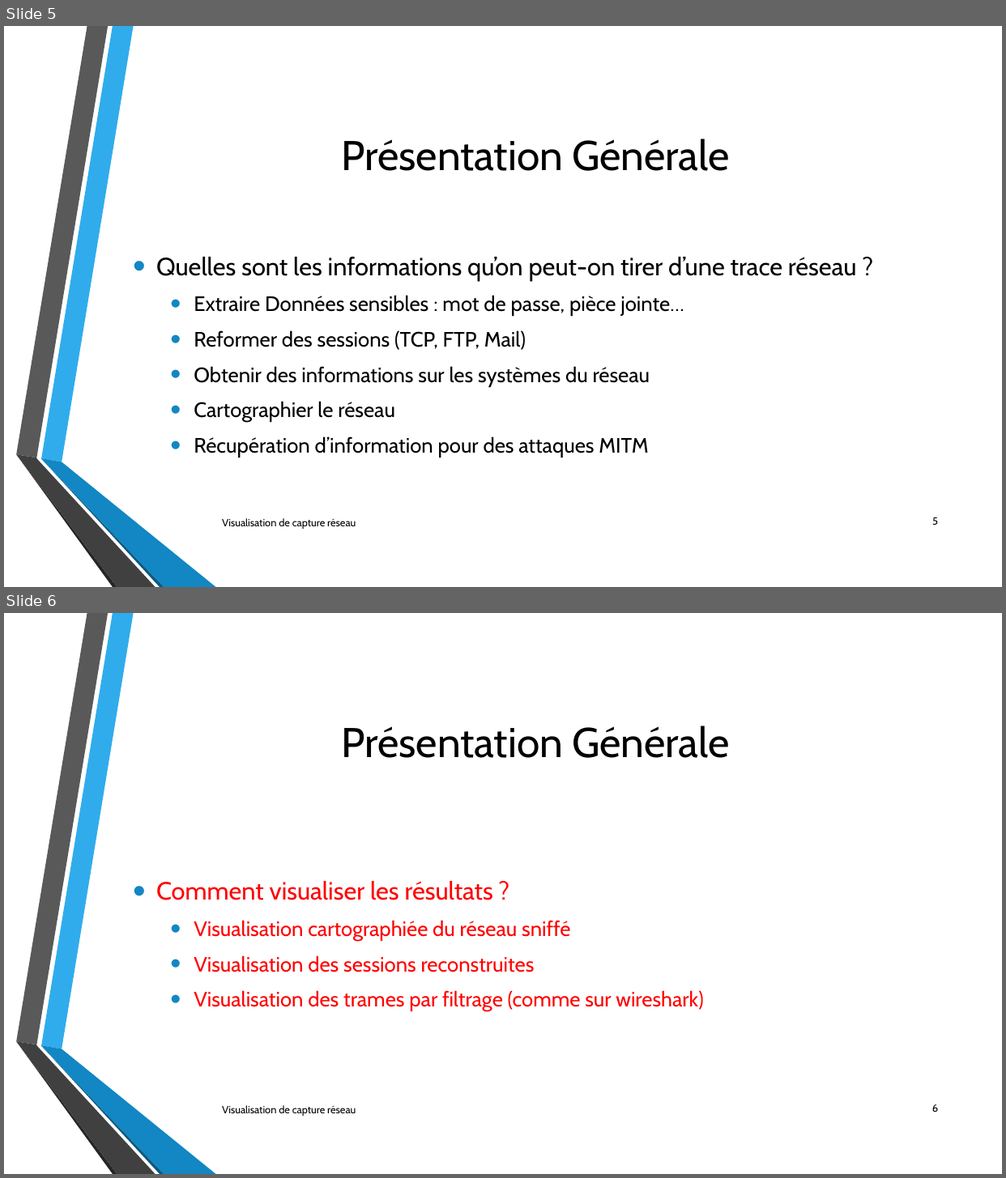
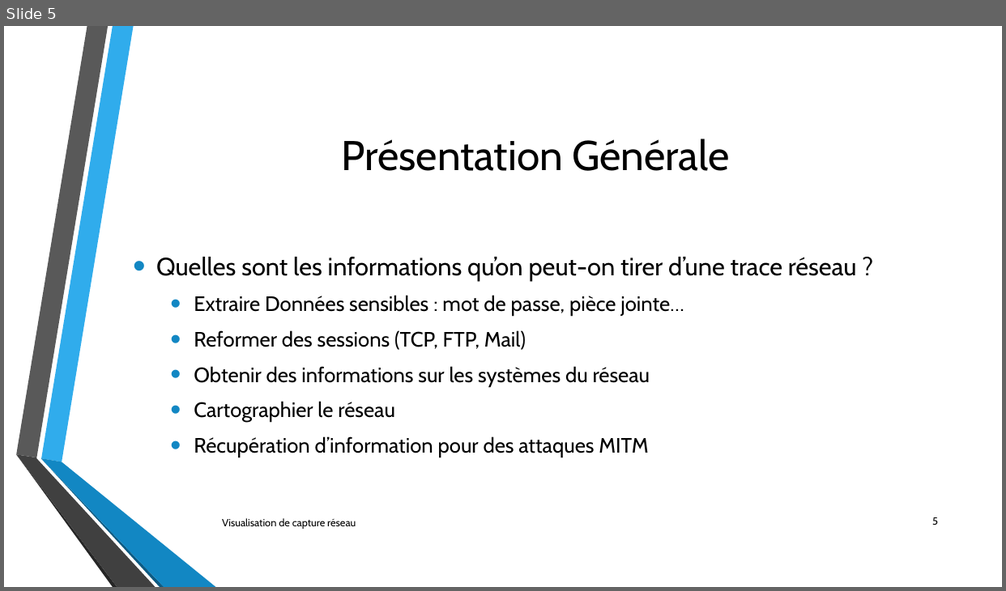
Before and after one commit to lechinoix/Pcap-visualization-project, a slide deck: Présentation de mi-projet/Outils de visualisation de capture réseau.pptx. Shown one above the other, each under a label of ours: slides 5 and 6 before the commit, slide 5 after it. The pictures are 1006x1178 and 1006x591 pixels, drawn with LibreOffice and Linux fonts; fonts in the diff are those of the drawing; background and template pictures are left out. Boxes give left, top, right and bottom in pixels: in the first picture for what was removed or moved away, otherwise in the second. Text is boxed around its words. In the diff, an @@ line names an element or a change of style, - is before the commit and + after.

```diff
--- a/Présentation de mi-projet/Outils de visualisation de capture réseau.pptx
+++ b/Présentation de mi-projet/Outils de visualisation de capture réseau.pptx
@@ slide 6 removed at (x1=4, y1=613, x2=1002, y2=1174), background picture (left out); not listed: 6 template elements that a slide beside it also shows @@
@@ title removed at (x1=342, y1=726, x2=729, y2=758) @@
-Présentation Générale
@@ text removed at (x1=156, y1=881, x2=704, y2=1012) @@
-• Comment visualiser les résultats ?
-  • Visualisation cartographiée du réseau sniffé
-  • Visualisation des sessions reconstruites
-  • Visualisation des trames par filtrage (comme sur wireshark)
@@ text removed at (x1=222, y1=1105, x2=356, y2=1116) @@
-Visualisation de capture réseau
@@ page number removed at (x1=932, y1=1105, x2=938, y2=1112) @@
-6
```
Also in this commit, not shown: 5 slides changed, 5 slides added, 1 other slide removed, 9 other files.
